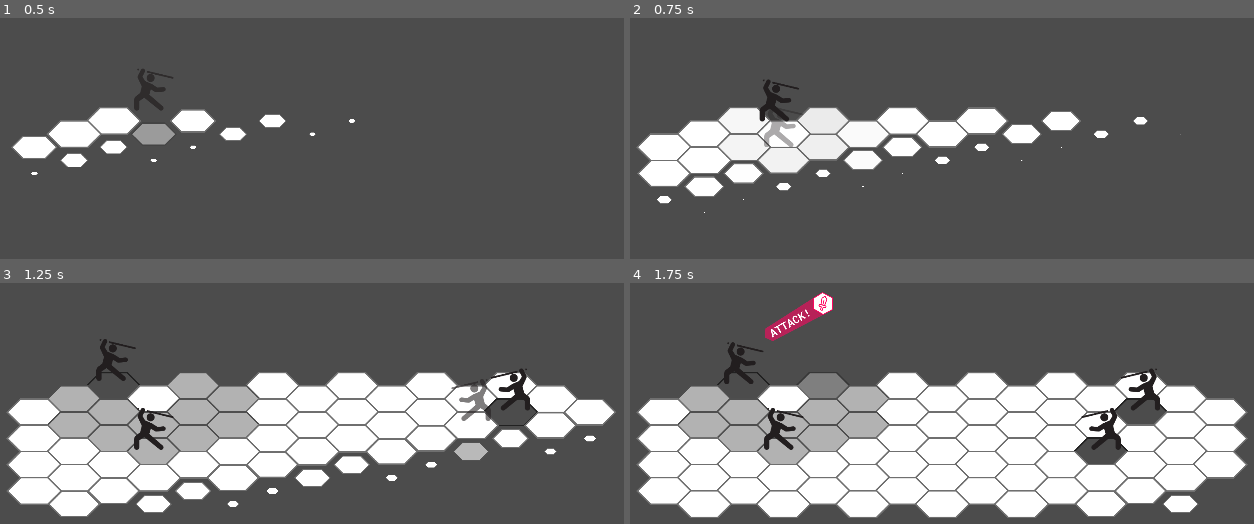
Above: before the commit, frames 1-4 (two rows, left to right).
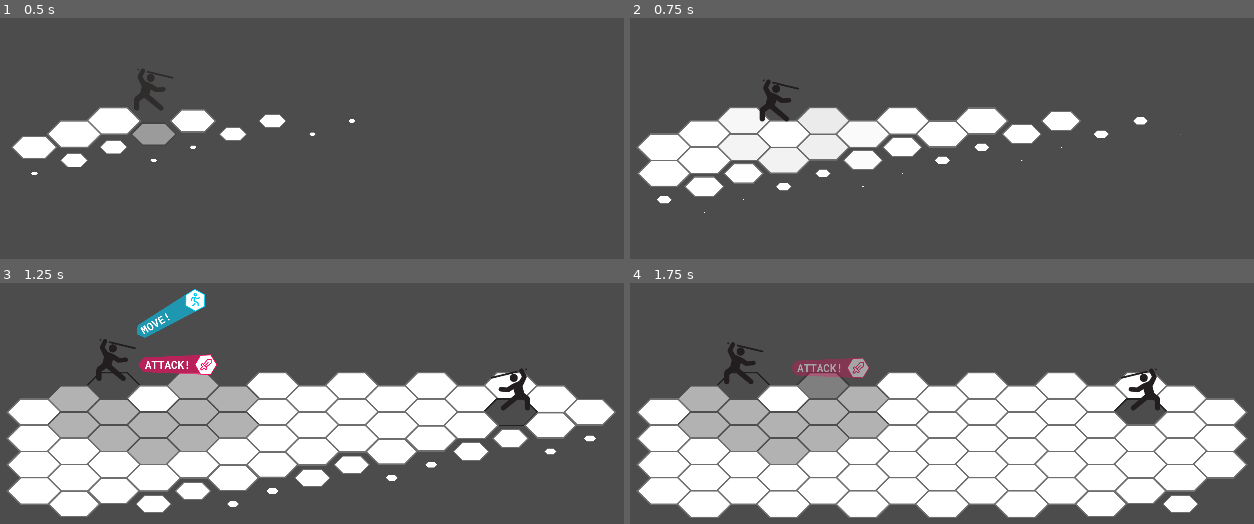
Above: after the commit, the same moments.

Repository: eduregis/hexachronos
Game: Godot game, scene res://View/Scenes/Scene1.tscn
Same seed, same stepped clock (60 frames per second), same inputs: the game is played once before the commit and once after it.
Inputs (mouse positions are in pixels of both pictures, inside the frame that each line leads up to):
- Up to frame 1 (0.5 s): no input
- Up to frame 2 (0.75 s): tap Enter (ui_accept) at 0.5 s; move the mouse to (742, 121) at 0.52 s; hold Right (ui_right) from 0.53 s (still down); click (742, 121) at 0.67 s
- Up to frame 3 (1.25 s): keep holding Right (ui_right); tap Enter (ui_accept) at 0.77 s
- Up to frame 4 (1.75 s): move the mouse to (823, 386) at 1.27 s; release Right (ui_right) at 1.28 s; click (823, 386) at 1.42 s; tap Enter (ui_accept) at 1.52 s

Frame 1 is identical in both runs. In frame 2, 0.3% of the frame differs, in the area x 21-28%, y 39-54%; in frame 3, 2.9%; in frame 4, 3.2%, in the area x 21-80%, y 3-76%.

Commit message:
move and attack buttons working

Diff:
--- a/Controller/Components/Character.gd
+++ b/Controller/Components/Character.gd
@@ -1,4 +1,9 @@
 extends Node2D
+
+var move_btn = preload("res://Assets/MenuButtons/move_btn.png")
+var move_btn_clicked = preload("res://Assets/MenuButtons/move_btn_clicked.png")
+var attack_btn = preload("res://Assets/MenuButtons/attack_btn.png")
+var attack_btn_clicked = preload("res://Assets/MenuButtons/attack_btn_clicked.png")
 
 # control variables
 export var index = Vector2.ZERO
@@ -25,9 +30,14 @@
 export var movement = 0
 
 signal char_attack_to
+signal move
+signal attack
 signal defeated
+signal pass_stage
 
 var damage_text_position
+var move_btn_position
+var attack_btn_position
 
 func _ready():
 	set_stats()
@@ -37,6 +47,8 @@
 	if team == "foe":
 		$Sprite.flip_h = true
 	damage_text_position = $RichTextLabel.rect_position
+	move_btn_position = $Menu/MoveButton.position
+	attack_btn_position = $Menu/AttackButton.position
 	var tween = get_node("Tween")
 	yield(get_tree().create_timer((index.x + index.y) * 0.1), "timeout")
 	tween.interpolate_property(
@@ -75,30 +87,69 @@
 	print("")
 
 func show_menu(move_button):
-	$Menu.visible = true
-	$Menu/AttackButton.modulate = Color(1, 1, 1, 0)
-	if move_button:
+	if team == "ally":
+		$Menu.visible = true
+		$Menu/MoveButton.modulate = Color(1, 1, 1, 0)
+		$Menu/AttackButton.visible = true
+
 		var tween = get_node("Tween")
+		if move_button:
+			$Menu/MoveButton.visible = true
+			tween.interpolate_property(
+				$Menu/MoveButton, "modulate", Color(1, 1, 1, 0) , Color(1, 1, 1, 1), 0.1,
+				Tween.TRANS_LINEAR, Tween.TRANS_LINEAR
+			)
+			var yPosition = $Menu/MoveButton.position.y
+			tween.interpolate_property(
+				$Menu/MoveButton, "position:y", yPosition - 50 , yPosition, 0.1,
+				Tween.TRANS_LINEAR, Tween.EASE_IN
+			)
+			var xPosition = $Menu/MoveButton.position.x
+			tween.interpolate_property(
+				$Menu/MoveButton, "position:x", xPosition + 100 , xPosition, 0.1,
+				Tween.TRANS_LINEAR, Tween.EASE_IN
+			)
 		tween.interpolate_property(
 			$Menu/AttackButton, "modulate", Color(1, 1, 1, 0) , Color(1, 1, 1, 1), 0.1,
 			Tween.TRANS_LINEAR, Tween.TRANS_LINEAR
 		)
-		var yPosition = $Menu/AttackButton.position.y
+		$Menu/AttackButton.modulate = Color(1, 1, 1, 0)
+		var xAttackPosition = $Menu/AttackButton.position.x
 		tween.interpolate_property(
-			$Menu/AttackButton, "position:y", yPosition - 50 , yPosition, 0.1,
+			$Menu/AttackButton, "position:x", xAttackPosition + 112 , xAttackPosition, 0.1,
 			Tween.TRANS_LINEAR, Tween.EASE_IN
 		)
-		var xPosition = $Menu/AttackButton.position.x
-		tween.interpolate_property(
-			$Menu/AttackButton, "position:x", xPosition + 100 , xPosition, 0.1,
+		tween.start()
+	else:
+		emit_signal("pass_stage")
+
+func dismiss_menu():
+	yield(get_tree().create_timer(0.2), "timeout")
+	var yMovePosition = $Menu/MoveButton.position.y
+	var xMovePosition = $Menu/MoveButton.position.x
+	var attackPosition = $Menu/AttackButton.position
+	if $Menu/MoveButton.modulate == Color(1, 1, 1, 1):
+		$MenuTween.interpolate_property(
+			$Menu/MoveButton, "modulate", Color(1, 1, 1, 1) , Color(1, 1, 1, 0), 0.1,
+			Tween.TRANS_LINEAR, Tween.TRANS_LINEAR
+		)
+		$MenuTween.interpolate_property(
+			$Menu/MoveButton, "position:y", yMovePosition , yMovePosition - 50, 0.1,
 			Tween.TRANS_LINEAR, Tween.EASE_IN
 		)
-		tween.start()
-
-
-func dismiss_menu():
-	$Menu.visible = true
-	$Menu/AttackButton.visible = true
+		$MenuTween.interpolate_property(
+			$Menu/MoveButton, "position:x", xMovePosition, xMovePosition  + 100, 0.1,
+			Tween.TRANS_LINEAR, Tween.EASE_IN
+		)
+	$MenuTween.interpolate_property(
+		$Menu/AttackButton, "modulate", Color(1, 1, 1, 1) , Color(1, 1, 1, 0), 0.1,
+		Tween.TRANS_LINEAR, Tween.TRANS_LINEAR
+	)
+	$MenuTween.interpolate_property(
+		$Menu/AttackButton, "position:x", attackPosition.x, attackPosition.x + 112, 0.1,
+		Tween.TRANS_LINEAR, Tween.EASE_IN
+	)
+	$MenuTween.start()
 
 func take_damage(char_attack):
 	var hit_rate_final = ((85 * char_attack.hit_rate) / evasion)
@@ -151,23 +202,41 @@
 		)
 	tween2.start()
 
-
 func _on_Tween_tween_completed(object, key):
 	if hp <= 0 && defeated == false:
 		emit_signal("defeated", team)
 		defeated = true
 	$RichTextLabel.rect_position = damage_text_position
 
-
+func _on_MenuTween_tween_all_completed():
+	$Menu/MoveButton.position = move_btn_position
+	$Menu/AttackButton.position = attack_btn_position
+	$Menu.visible = false
+	$Menu/MoveButton.visible = false
+	$Menu/MoveButton/Sprite.texture = move_btn
+	$Menu/AttackButton.visible = false
+	$Menu/AttackButton/Sprite.texture = attack_btn
+
+func _on_MoveButtonHitBox_input_event(viewport, event, shape_idx):
+	if  event is InputEventMouseButton and event.pressed and event.button_index == BUTTON_LEFT:
+		$Menu/MoveButton/Sprite.texture = move_btn_clicked
+		dismiss_menu()
+		emit_signal("move")
+
+func _on_MoveButtonHitBox_mouse_entered():
+	$Menu/MoveButton/Sprite.scale = Vector2(0.67, 0.67)
+
+func _on_MoveButtonHitBox_mouse_exited():
+	$Menu/MoveButton/Sprite.scale = Vector2(0.63, 0.63)
 
 func _on_AttackButtonHitBox_input_event(viewport, event, shape_idx):
 	if  event is InputEventMouseButton and event.pressed and event.button_index == BUTTON_LEFT:
-		print(character_info["name"])
-
+		$Menu/AttackButton/Sprite.texture = attack_btn_clicked
+		dismiss_menu()
+		emit_signal("attack")
 
 func _on_AttackButtonHitBox_mouse_entered():
 	$Menu/AttackButton/Sprite.scale = Vector2(0.67, 0.67)
 
-
 func _on_AttackButtonHitBox_mouse_exited():
 	$Menu/AttackButton/Sprite.scale = Vector2(0.63, 0.63)
--- a/Controller/Scenes/BasicScene.gd
+++ b/Controller/Scenes/BasicScene.gd
@@ -66,6 +66,8 @@
 		"move":
 			turn_stage = "attack menu"
 			clean_paths()
+			yield(get_tree().create_timer(1.0), "timeout")
+			characters[turn_order_index].show_menu(false)
 			post_move_inserts()
 		"attack menu":
 			turn_stage = "attack"
@@ -81,6 +83,8 @@
 			turn_stage = "end of turn"
 			clean_paths()
 			post_attack_inserts()
+			yield(get_tree().create_timer(1.0), "timeout")
+			next_turn_stage()
 		"end of turn":
 			next_turn()
 			post_turn_inserts()
@@ -101,6 +105,8 @@
 		next_turn()
 	else:
 		turn_stage = "menu"
+		yield(get_tree().create_timer(1.0), "timeout")
+		characters[turn_order_index].show_menu(true)
 
 func command_character_to(tile_index, tile_position):
 	print(tile_index)
@@ -222,12 +228,23 @@
 				tile_map[char_index.y][char_index.x].char_tile()
 				character.connect("char_attack_to", self, "command_character_to")
 				character.connect("defeated", self, "character_defeated")
+				character.connect("move", self, "menu_to_move")
+				character.connect("attack", self, "menu_to_attack")
+				character.connect("pass_stage", self, "next_turn_stage")
 				characters.append(character)
 				self.add_child(character)
 				if team == "ally":
 					allies += 1
 				elif team == "foe":
 					foes += 1
+
+func menu_to_move():
+	turn_stage = "menu"
+	next_turn_stage()
+
+func menu_to_attack():
+	turn_stage = "attack menu"
+	next_turn_stage()
 
 func pathfinder(tile_index, char_range, ignore_occupied_path):
 	var paths = []
@@ -341,7 +358,7 @@
 
 func start_combat():
 	is_combat = true
-	yield(get_tree().create_timer(1.5), "timeout")
+	yield(get_tree().create_timer(1.0), "timeout")
 	characters[turn_order_index].show_menu(true)
 
 func end_combat():
--- a/Controller/Scenes/Scene1.gd
+++ b/Controller/Scenes/Scene1.gd
@@ -13,9 +13,9 @@
 #	GERAR TILEMAP
 	load_tilemap("0001")
 	set_ally("Tanker", 1, 1)
-	set_ally("Mechanic", 1, 5)
+#	set_ally("Mechanic", 1, 5)
 	set_foe("Foe", 6, 2)
-	set_foe("Foe", 5, 5)
+#	set_foe("Foe", 5, 5)
 	start_combat()
 
 #	SEQUENCIA DE DIALOGOS
--- a/View/Components/Character.tscn
+++ b/View/Components/Character.tscn
@@ -1,9 +1,10 @@
-[gd_scene load_steps=6 format=2]
+[gd_scene load_steps=7 format=2]
 
 [ext_resource path="res://Assets/char.png" type="Texture" id=1]
 [ext_resource path="res://Controller/Components/Character.gd" type="Script" id=2]
 [ext_resource path="res://Fonts/GaramondPremrPro-Smbd.otf" type="DynamicFontData" id=3]
-[ext_resource path="res://Assets/MenuButtons/attackBtn.png" type="Texture" id=4]
+[ext_resource path="res://Assets/MenuButtons/attack_btn.png" type="Texture" id=4]
+[ext_resource path="res://Assets/MenuButtons/move_btn.png" type="Texture" id=5]
 
 [sub_resource type="DynamicFont" id=1]
 size = 28
@@ -38,23 +39,43 @@
 [node name="Menu" type="Node2D" parent="."]
 visible = false
 
-[node name="AttackButton" type="Node2D" parent="Menu"]
+[node name="MoveButton" type="Node2D" parent="Menu"]
 position = Vector2( 112.21, -142.578 )
 
-[node name="Sprite" type="Sprite" parent="Menu/AttackButton"]
+[node name="Sprite" type="Sprite" parent="Menu/MoveButton"]
 position = Vector2( 13.7944, -13.6443 )
 rotation = -0.523599
 scale = Vector2( 0.630244, 0.630244 )
+texture = ExtResource( 5 )
+
+[node name="MoveButtonHitBox" type="StaticBody2D" parent="Menu/MoveButton"]
+position = Vector2( 0.0593185, -0.0608368 )
+input_pickable = true
+
+[node name="HitBox" type="CollisionPolygon2D" parent="Menu/MoveButton/MoveButtonHitBox"]
+position = Vector2( -1.00113, 0.33371 )
+polygon = PoolVector2Array( 68.3881, -72.741, 92.7558, -59.4977, 91.6963, -31.157, -44.9744, 40.0919, -63.515, 32.1459, -61.6609, 10.9566 )
+
+[node name="AttackButton" type="Node2D" parent="Menu"]
+position = Vector2( 141.128, -40.694 )
+
+[node name="Sprite" type="Sprite" parent="Menu/AttackButton"]
+position = Vector2( 0.276886, -0.3778 )
+scale = Vector2( 0.63, 0.63 )
 texture = ExtResource( 4 )
 
 [node name="AttackButtonHitBox" type="StaticBody2D" parent="Menu/AttackButton"]
-position = Vector2( 0.0593185, -0.0608368 )
 input_pickable = true
 
-[node name="AttackHitBox" type="CollisionPolygon2D" parent="Menu/AttackButton/AttackButtonHitBox"]
-position = Vector2( -1.00113, 0.33371 )
-polygon = PoolVector2Array( 68.3881, -72.741, 92.7558, -59.4977, 91.6963, -31.157, -44.9744, 40.0919, -63.515, 32.1459, -61.6609, 10.9566 )
+[node name="HitBox" type="CollisionPolygon2D" parent="Menu/AttackButton/AttackButtonHitBox"]
+polygon = PoolVector2Array( 75.4473, -23.9707, 90.2797, -0.530045, 75.7121, 22.6457, -77.6979, 16.2228, -89.8955, -0.394218, -77.3444, -17.0112 )
+
+[node name="MenuTween" type="Tween" parent="."]
 [connection signal="tween_completed" from="Tween" to="." method="_on_Tween_tween_completed"]
+[connection signal="input_event" from="Menu/MoveButton/MoveButtonHitBox" to="." method="_on_MoveButtonHitBox_input_event"]
+[connection signal="mouse_entered" from="Menu/MoveButton/MoveButtonHitBox" to="." method="_on_MoveButtonHitBox_mouse_entered"]
+[connection signal="mouse_exited" from="Menu/MoveButton/MoveButtonHitBox" to="." method="_on_MoveButtonHitBox_mouse_exited"]
 [connection signal="input_event" from="Menu/AttackButton/AttackButtonHitBox" to="." method="_on_AttackButtonHitBox_input_event"]
 [connection signal="mouse_entered" from="Menu/AttackButton/AttackButtonHitBox" to="." method="_on_AttackButtonHitBox_mouse_entered"]
 [connection signal="mouse_exited" from="Menu/AttackButton/AttackButtonHitBox" to="." method="_on_AttackButtonHitBox_mouse_exited"]
+[connection signal="tween_all_completed" from="MenuTween" to="." method="_on_MenuTween_tween_all_completed"]
Renamed: Assets/MenuButtons/attackBtn.png -> Assets/MenuButtons/attack_btn.png
Not shown, changed: Assets/MenuButtons/attack_btn.png.import
Binary file added: Assets/MenuButtons/attack_btn_clicked.png
Not shown, added: Assets/MenuButtons/attack_btn_clicked.png.import
Binary file added: Assets/MenuButtons/defend_btn.png
Not shown, added: Assets/MenuButtons/defend_btn.png.import
Binary file added: Assets/MenuButtons/defend_btn_clicked.png
Not shown, added: Assets/MenuButtons/defend_btn_clicked.png.import
Binary file added: Assets/MenuButtons/move_btn.png
Not shown, added: Assets/MenuButtons/move_btn.png.import
Binary file added: Assets/MenuButtons/move_btn_clicked.png
Not shown, added: Assets/MenuButtons/move_btn_clicked.png.import
